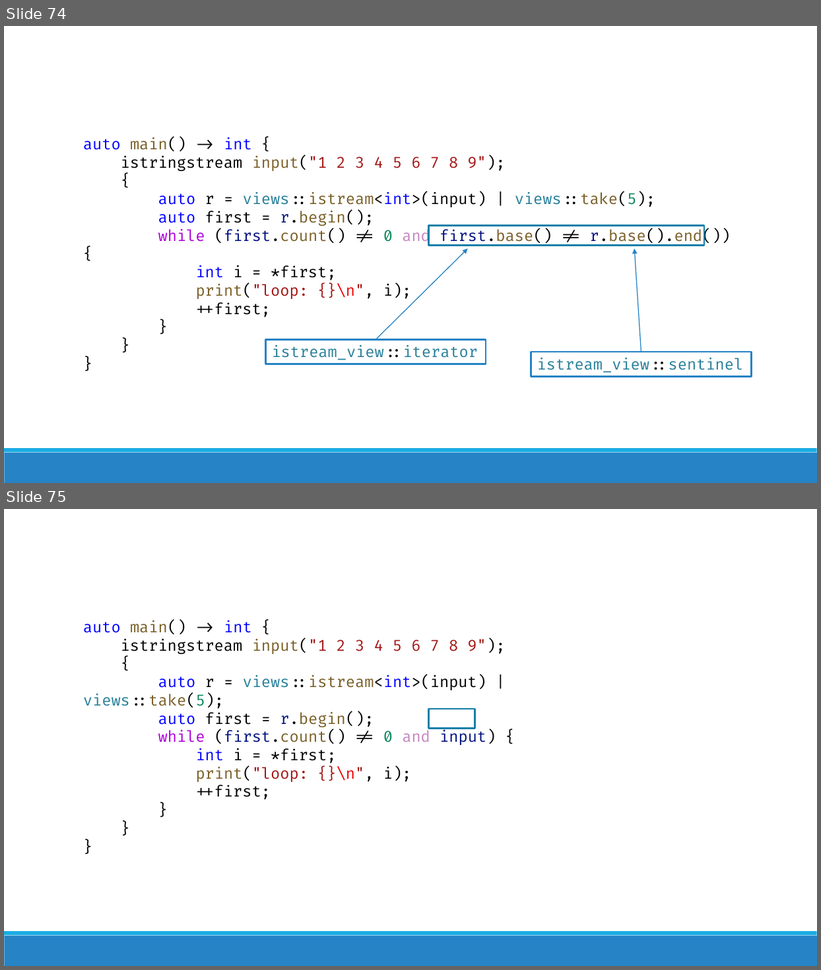
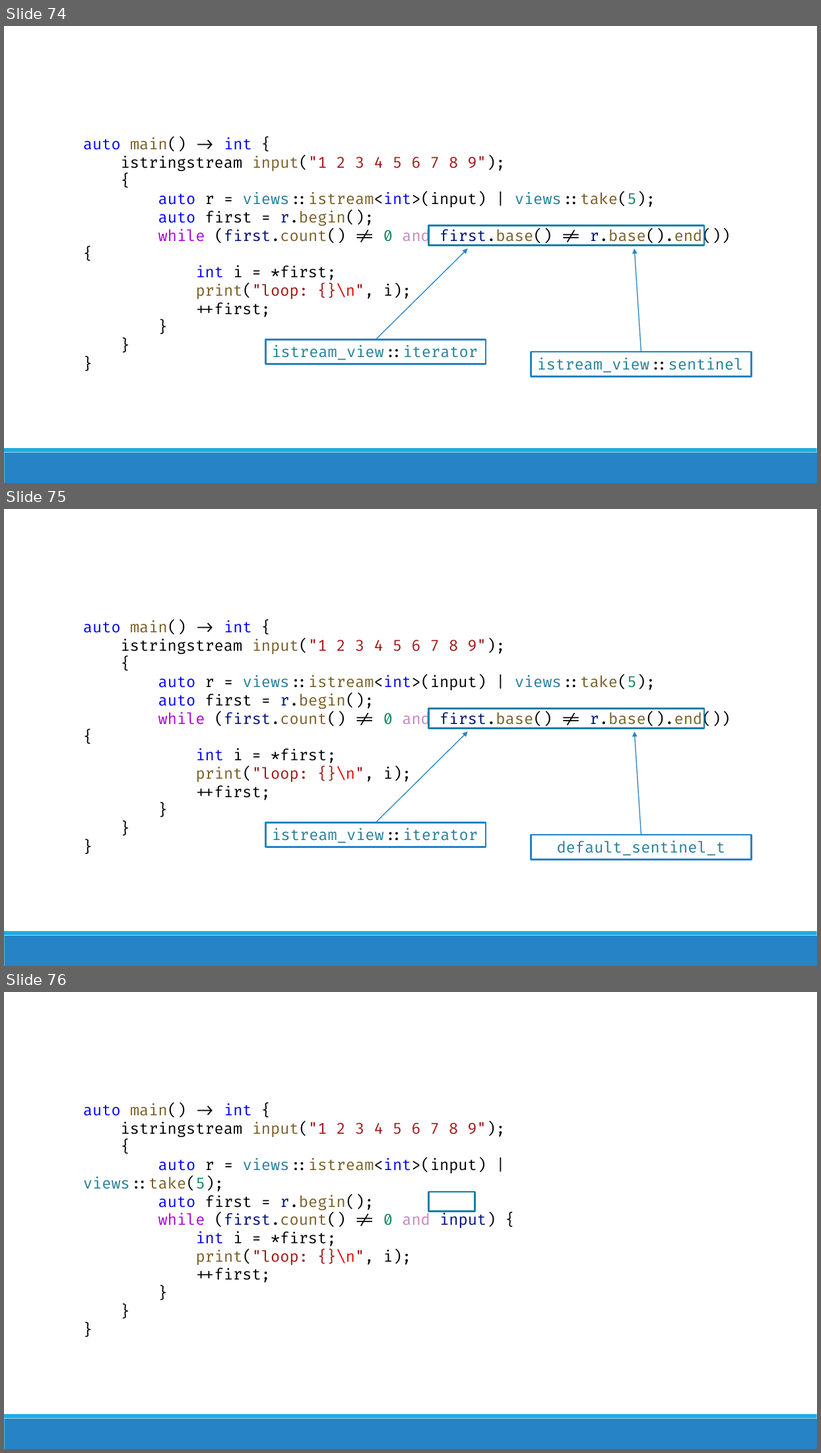
Before and after one commit to brevzin/cpp_proposals, a slide deck: talks/202305_cppnow/take(5).pptx. Shown one above the other, each under a label of ours: slides 74 and 75 before the commit, slides 74, 75 and 76 after it. The pictures are 821x970 and 821x1453 pixels, drawn with LibreOffice and Linux fonts; fonts in the diff are those of the drawing. Boxes give left, top, right and bottom in pixels: in the first picture for what was removed or moved away, otherwise in the second. Text is boxed around its words. In the diff, an @@ line names an element or a change of style, - is before the commit and + after.

Commit message:
Updating take5 talk.

```diff
--- a/talks/202305_cppnow/take(5).pptx
+++ b/talks/202305_cppnow/take(5).pptx
@@ slide 75 added at [4,509,817,966], background #FFFFFF; not listed: 2 template elements that a slide beside it also shows @@
@@ text added at [83,620,731,801], 18 pt, text #000000 @@
+auto main() -> int {
+istringstream input("1 2 3 4 5 6 7 8 9");
+{
+auto r = views::istream<int>(input) | views::take(5);
+auto first = r.begin();
+while (first.count() != 0 and first.base() != r.base().end()) {
+int i = *first;
+print("loop: {}\n", i);
+++first;
+}
+}
+}
@@ rectangle added at [428,709,704,729], outline #1580A9 2.25 pt @@
@@ arrow added from (376, 823) to (467, 731), #2683C6 1 pt @@
@@ arrow added from (642, 835) to (635, 731), #2683C6 1 pt @@
@@ rectangle added at [265,823,486,847], outline #2683C6 2.25 pt, 18 pt, text #267F99 @@
+istream_view::iterator
@@ rectangle added at [531,835,751,859], outline #2683C6 2.25 pt, 18 pt, text #267F99 @@
+default_sentinel_t
@@ what was slide 75 is now slide 76 @@
```
Also in this commit, not shown: 18 slides changed, 52 other slides added, 1 slide removed.
